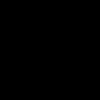
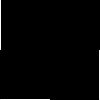
Layer changes from the first 100x100 image to the second:
added layer "Layer 4" above "Layer 3" over box(99, 50, 100, 100)
added layer "Layer 3" above "Layer 2" over box(0, 0, 1, 50)
added layer "Layer 2" above "Layer 1" over box(0, 99, 50, 100)
